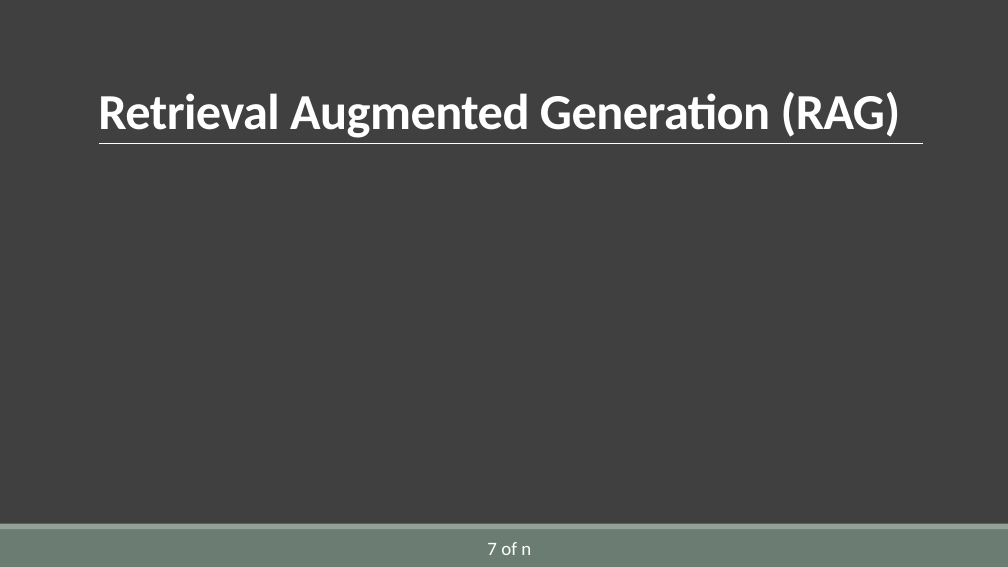
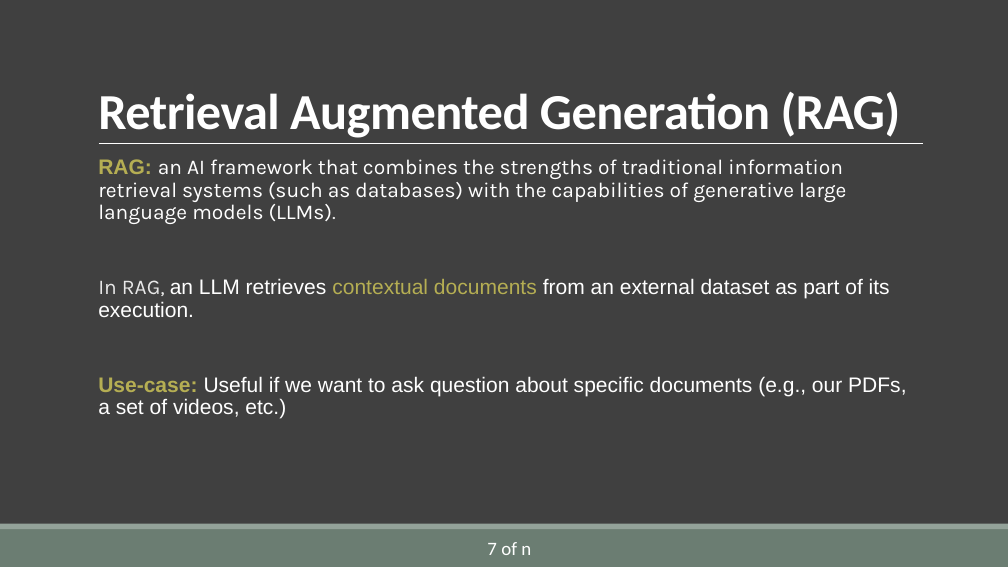
Before and after one commit to AlirezaSaei1/NLP-Assignments, a slide deck: slide 12 of Presentation/Slides/Presentation.pptx (slide 11 before the commit). Drawn at 1008x567 pixels with LibreOffice and Linux fonts; fonts in the diff are those of the drawing. Boxes give left, top, right and bottom in pixels: in the first picture for what was removed or moved away, otherwise in the second. Text is boxed around its words. In the diff, an @@ line names an element or a change of style, - is before the commit and + after.

```diff
--- a/Presentation/Slides/Presentation.pptx
+++ b/Presentation/Slides/Presentation.pptx
@@ text added at (98,159,906,419), 20 pt, text #FFFFFF @@
+  RAG: an AI framework that combines the strengths of traditional information retrieval systems (such as databases) with the capabilities of generative large language models (LLMs).
+  In RAG, an LLM retrieves contextual documents from an external dataset as part of its execution.
+  Use-case: Useful if we want to ask question about specific documents (e.g., our PDFs, a set of videos, etc.)
```
Also in this commit, not shown: 6 other slides changed, 3 slides added.
